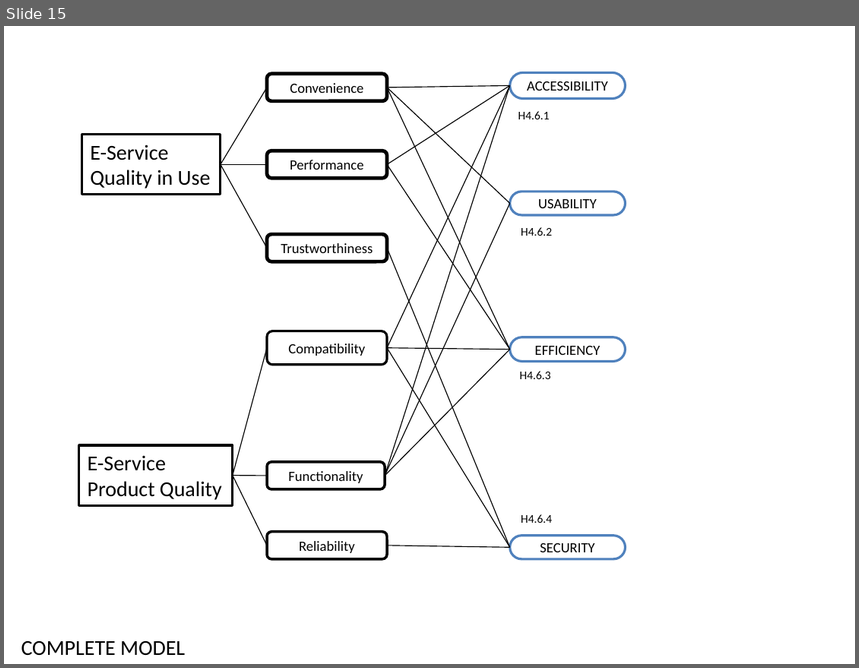
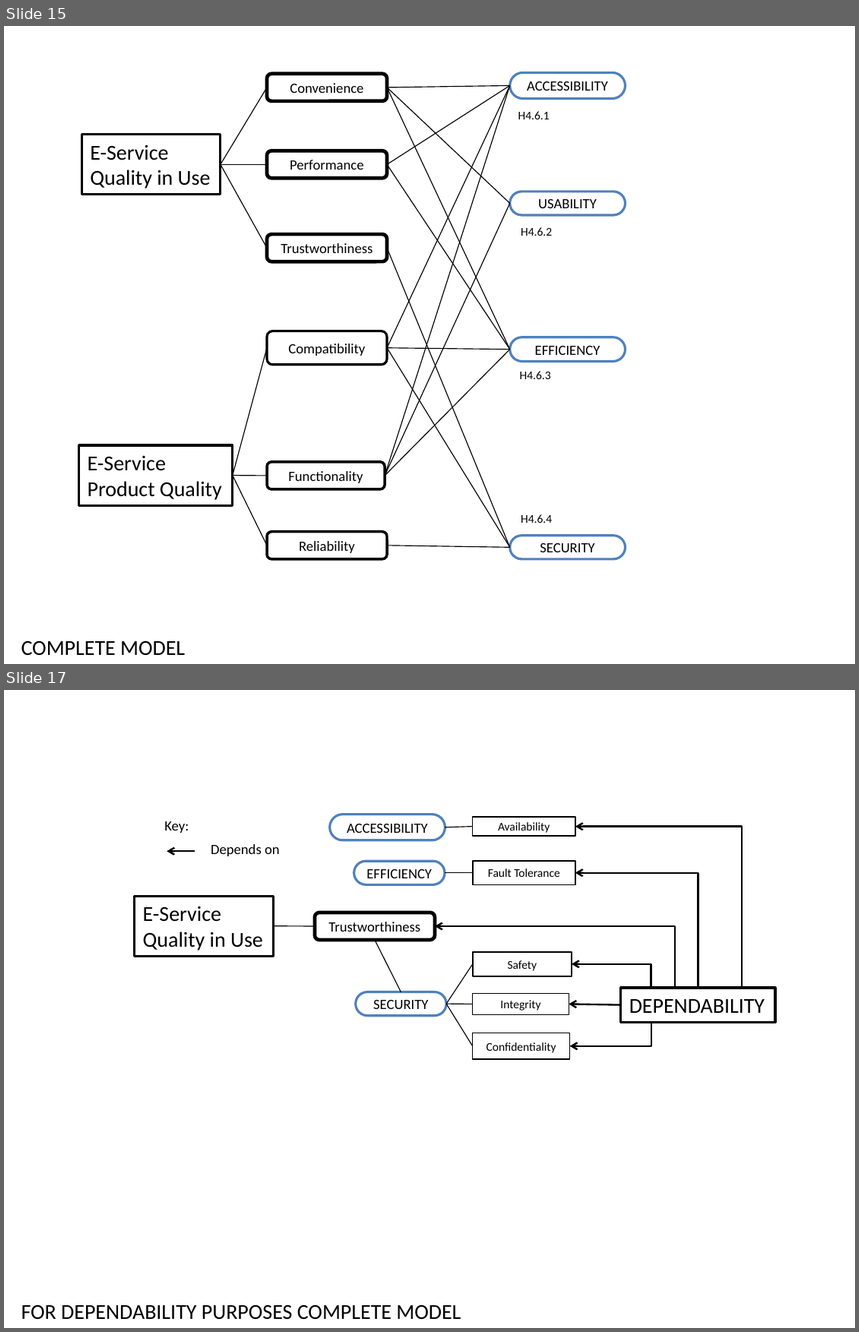
Before and after one commit to paxian/finalexam, a slide deck: model.pptx. Shown one above the other, each under a label of ours: slide 15 before the commit, slides 15 and 17 after it; the slides between them are not shown. The pictures are 859x668 and 859x1332 pixels, drawn with LibreOffice and Linux fonts; fonts in the diff are those of the drawing. Boxes give left, top, right and bottom in pixels: in the first picture for what was removed or moved away, otherwise in the second. Text is boxed around its words. In the diff, an @@ line names an element or a change of style, - is before the commit and + after.

```diff
--- a/model.pptx
+++ b/model.pptx
@@ slide 17 added at [4,690,855,1328], background #FFFFFF @@
@@ text added at [164,821,189,833], 12 pt, text #000000 @@
+Key:
@@ rounded rectangle added at [330,815,446,840], fill #FFFFFF, outline #4F81BD 2 pt, 12 pt, text #000000 @@
+ACCESSIBILITY
@@ line added from (473, 826) to (445, 827), #000000 0.75 pt @@
@@ rounded rectangle added at [473,817,576,836], fill #FFFFFF, outline #000000 1 pt, 10 pt, text #000000 @@
+Availability
@@ elbow arrow added from (743, 988) to (576, 826), #000000 1.5 pt @@
@@ text added at [211,844,280,856], 12 pt, text #000000 @@
+Depends on
@@ arrow added from (195, 851) to (167, 851), #000000 1.5 pt @@
@@ rounded rectangle added at [354,861,445,885], fill #FFFFFF, outline #4F81BD 2 pt, 12 pt, text #000000 @@
+EFFICIENCY
@@ rounded rectangle added at [473,861,576,885], fill #FFFFFF, outline #000000 1 pt, 10 pt, text #000000 @@
+Fault Tolerance
@@ line added from (473, 873) to (445, 873), #000000 0.75 pt @@
@@ elbow arrow added from (699, 988) to (576, 873), #000000 1.5 pt @@
@@ rectangle added at [134,896,273,957], fill #FFFFFF, outline #000000 2 pt, 18 pt, text #000000 @@
+E-Service
+Quality in Use
@@ rounded rectangle added at [315,913,435,940], fill #FFFFFF, outline #000000 3 pt, 12 pt, text #000000 @@
+Trustworthiness
@@ line added from (273, 926) to (315, 926), #000000 0.75 pt @@
@@ line added from (401, 992) to (375, 940), #000000 0.75 pt @@
@@ elbow arrow added from (675, 988) to (435, 926), #000000 1.5 pt @@
@@ rounded rectangle added at [473,952,572,977], fill #FFFFFF, outline #000000 1 pt, 10 pt, text #000000 @@
+Safety
@@ line added from (473, 964) to (446, 1004), #000000 0.75 pt @@
@@ elbow arrow added from (650, 988) to (572, 964), #000000 1.5 pt @@
@@ rounded rectangle added at [356,992,446,1016], fill #FFFFFF, outline #4F81BD 2 pt, 12 pt, text #000000 @@
+SECURITY
@@ line added from (473, 1004) to (446, 1004), #000000 0.75 pt @@
@@ line added from (473, 1046) to (446, 1004), #000000 0.75 pt @@
@@ rounded rectangle added at [473,994,569,1015], fill #FFFFFF, outline #000000 1 pt, 10 pt, text #000000 @@
+Integrity
@@ arrow added from (621, 1005) to (569, 1004), #000000 1.5 pt @@
@@ rectangle added at [621,988,776,1022], fill #FFFFFF, outline #000000 2 pt, 18 pt, text #000000 @@
+DEPENDABILITY
@@ elbow arrow added from (650, 1022) to (570, 1046), #000000 1.5 pt @@
@@ rounded rectangle added at [473,1033,570,1059], fill #FFFFFF, outline #000000 1 pt, 10 pt, text #000000 @@
+Confidentiality
@@ text added at [21,1306,461,1320], 18 pt, text #000000 @@
+FOR DEPENDABILITY PURPOSES COMPLETE MODEL
```
Also in this commit, not shown: 1 slide changed, 2 other files.
